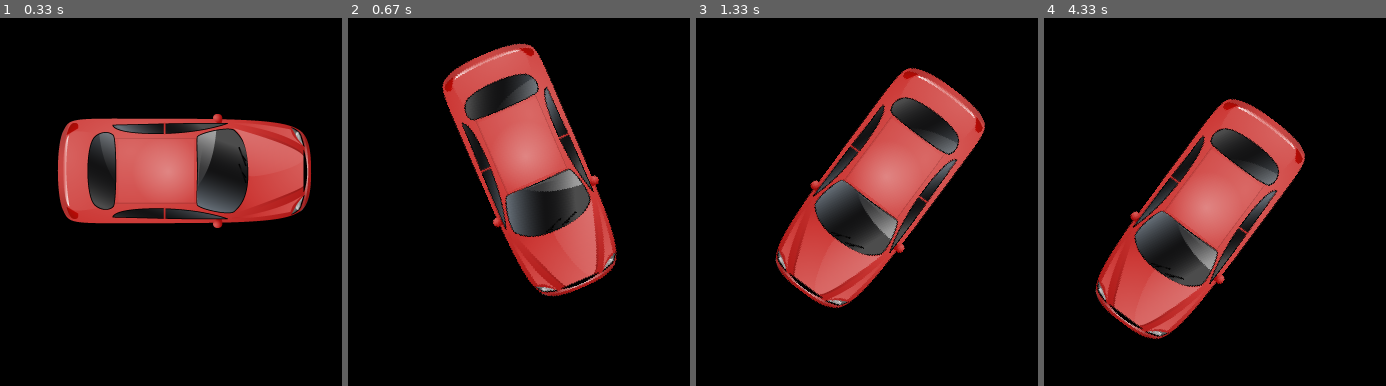
Above: before the commit, frames 1-4 (left to right).
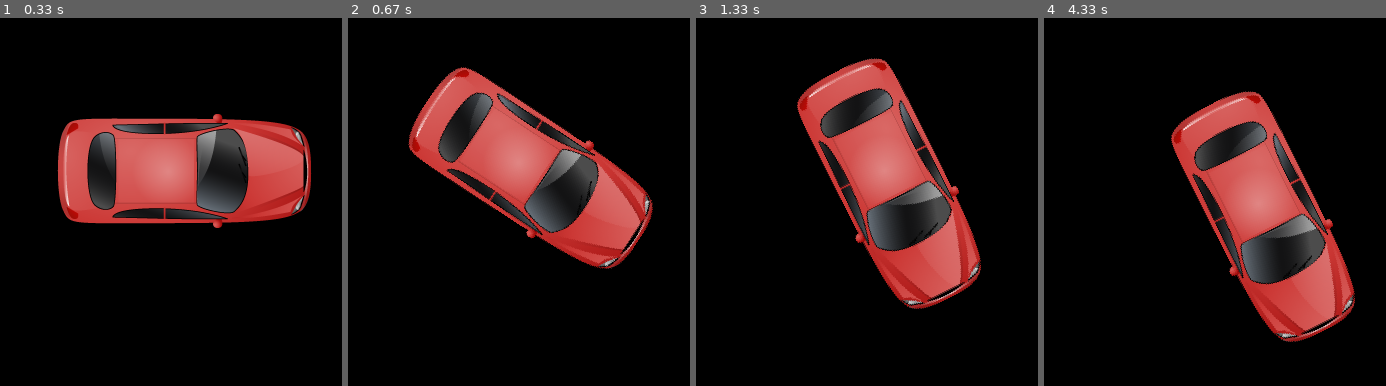
Above: after the commit, the same moments.

Repository: lAg201007/pythonAIProject
Game: pygame game, started from game/game.py
Two runs of this game, one before a commit and one after it. Both use one fixed random seed, a clock stepped at 60 frames per second and the inputs below.
Inputs:
- Up to frame 1 (0.33 s): no input
- Up to frame 2 (0.67 s): hold D from 0.33 s (still down)
- Up to frame 3 (1.33 s): release D at 0.8 s; hold W 0.83-1.13 s; hold D from 1.17 s (still down)
- Up to frame 4 (4.33 s): release D at 1.63 s; hold A 1.67-2.2 s; hold S 2.23-2.53 s; hold A 2.57-2.97 s; hold W 3-3.37 s; hold D 3.4-4.03 s; hold S from 4.07 s (still down)

Frame 1 is identical in both runs. In frame 2, 20% of the frame differs, in the area x 17-90%, y 6-76%; in frame 3, 25%; in frame 4, 27%, in the area x 14-91%, y 19-89%.

Commit message:
chaging parameters of player car

Diff:
--- a/game/game.py
+++ b/game/game.py
@@ -15,7 +15,7 @@
 FPS = 60
 prev_time = time.time()
 
-car = player.Player(400,200,10,400,200,"game/Sprites/red_car.png",screen.get_width() / 2, screen.get_height() / 2)
+car = player.Player(400,200,30,150,100,"game/Sprites/red_car.png",screen.get_width() / 2, screen.get_height() / 2)
 
 while game_running:
     clock.tick(FPS)
